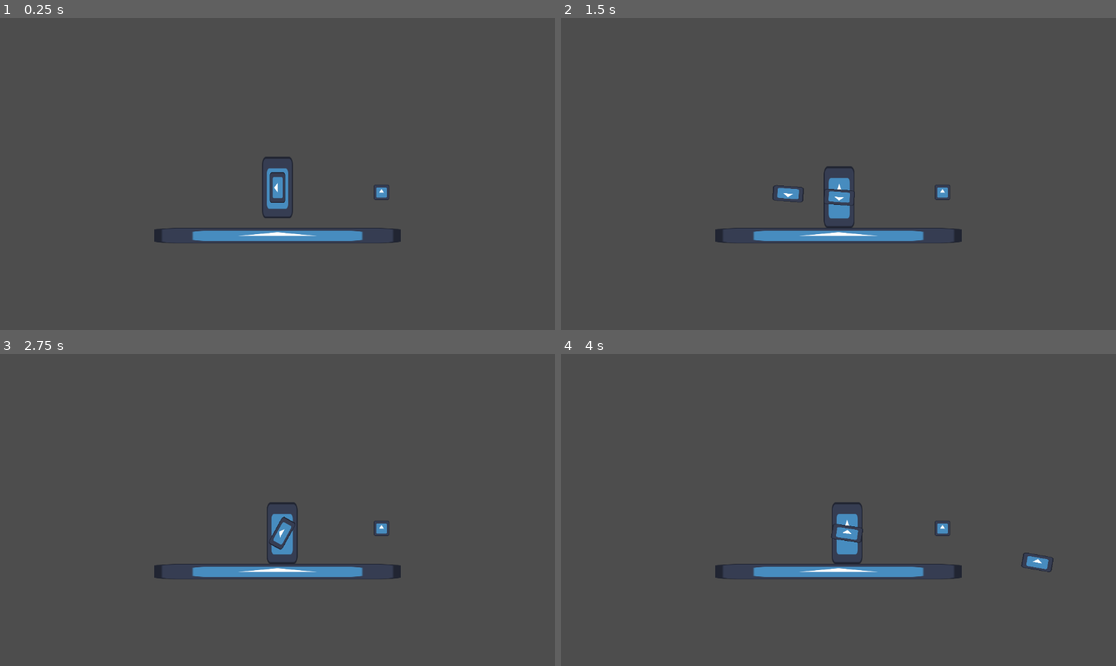
Above: before the commit, frames 1-4 (two rows, left to right).
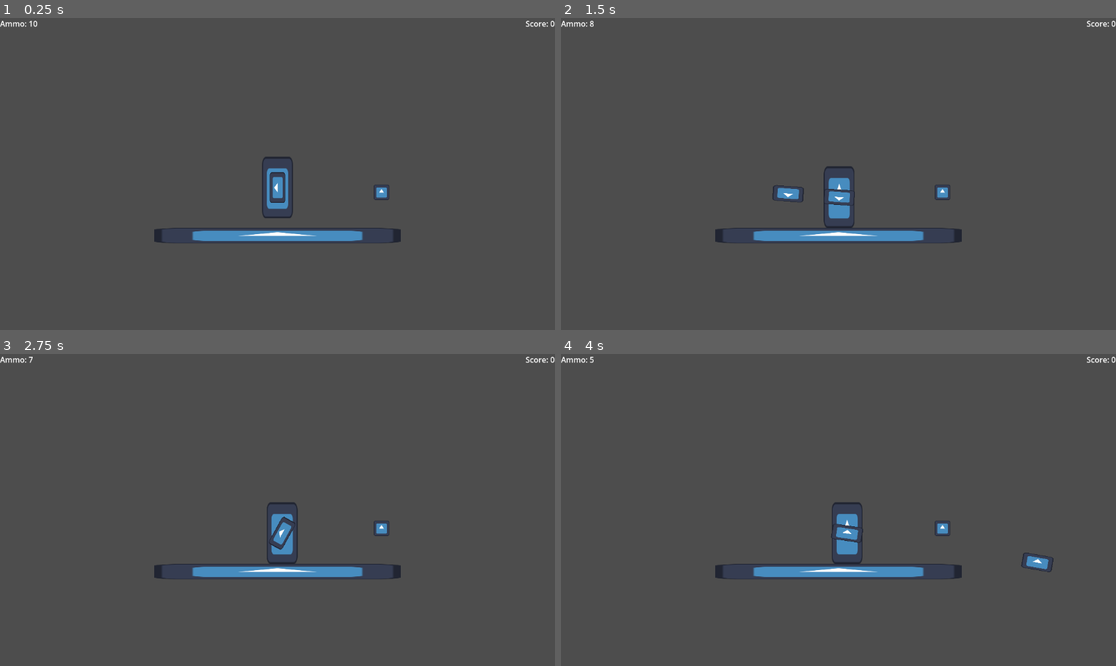
Above: after the commit, the same moments.

Repository: wivest/JamWeekend2
Game: Godot game, scene res://main.tscn
The game is run twice, just before and just after one commit, with the same random seed, the same clock (stepped at 60 frames per second) and the same inputs. The engine's default icon, where the game draws it, is replaced by a stand-in: a white triangle on a blue panel in a dark square.
Inputs (mouse positions are in pixels of both pictures, inside the frame that each line leads up to):
- Up to frame 1 (0.25 s): no input
- Up to frame 2 (1.5 s): move the mouse to (960, 158) at 0.52 s; click (960, 158) at 0.67 s; move the mouse to (727, 189) at 1.27 s; click (727, 189) at 1.42 s
- Up to frame 3 (2.75 s): move the mouse to (333, 441) at 2.02 s; click (333, 441) at 2.17 s
- Up to frame 4 (4 s): move the mouse to (810, 572) at 2.77 s; click (810, 572) at 2.92 s; move the mouse to (1005, 556) at 3.52 s; click (1005, 556) at 3.67 s

The runs differ from the first frame. In frame 1, 0.1% of the frame differs, in the area x 0-100%, y 0-3%; in frame 2, 0.1%; in frame 3, 0.1%; in frame 4, 0.1%.

Commit message:
feat: create UI ammo and score

Diff:
--- a/godot/entities/player/player.gd
+++ b/godot/entities/player/player.gd
@@ -7,13 +7,15 @@
 
 func _ready() -> void:
 	mass = primary_mass + rifle.get_mass()
+	Manager.bullets = rifle.bullets
+	Manager.score = 0
 
 
 func _process(_delta: float) -> void:
 	if position.y > get_viewport_rect().size.y / 2:
-		get_tree().reload_current_scene()
+		die()
 	if rifle.bullets == 0 and linear_velocity == Vector2.ZERO:
-		get_tree().reload_current_scene()
+		die()
 
 
 func _input(event):
@@ -37,3 +39,8 @@
 func ammunition_entered(bullets: int) -> void:
 	rifle.bullets += bullets
 	mass = primary_mass + rifle.get_mass()
+	Manager.score += 1
+
+
+func die() -> void:
+	get_tree().reload_current_scene()
--- a/godot/entities/rifle/rifle.gd
+++ b/godot/entities/rifle/rifle.gd
@@ -4,7 +4,10 @@
 @export var bullet_scene: PackedScene
 @export var power_multiplier: float = 2
 @export var shooting_speed: float = 1000
-@export var bullets: int = 0
+@export var bullets: int = 0:
+	set(v):
+		bullets = v
+		Manager.bullets = v
 
 @onready var muzzle: Marker2D = $Muzzle
 
--- a/godot/main.tscn
+++ b/godot/main.tscn
@@ -1,14 +1,34 @@
-[gd_scene load_steps=6 format=3 uid="uid://ccrnw2pgddnk8"]
+[gd_scene load_steps=8 format=3 uid="uid://ccrnw2pgddnk8"]
 
 [ext_resource type="PackedScene" uid="uid://dpbmnjvebs7ar" path="res://entities/player/player.tscn" id="1_u8xny"]
 [ext_resource type="PackedScene" uid="uid://dj5r25iqhjodx" path="res://entities/rifle/rifle.tscn" id="2_cxisb"]
+[ext_resource type="Script" path="res://ui/score.gd" id="2_dtrpy"]
 [ext_resource type="Texture2D" uid="uid://bfwa5urwiyq2b" path="res://icon.svg" id="3_k5c56"]
 [ext_resource type="PackedScene" uid="uid://b63v24gmeyapj" path="res://environment/spawner/spawner.tscn" id="4_d7kp7"]
+[ext_resource type="Script" path="res://ui/ammo.gd" id="5_eblyc"]
 
 [sub_resource type="RectangleShape2D" id="RectangleShape2D_powly"]
 size = Vector2(512, 32)
 
 [node name="Main" type="Node"]
+
+[node name="CanvasLayer" type="CanvasLayer" parent="."]
+
+[node name="Ammunition" type="Label" parent="CanvasLayer"]
+offset_right = 40.0
+offset_bottom = 23.0
+text = "Ammo"
+script = ExtResource("5_eblyc")
+
+[node name="Score" type="Label" parent="CanvasLayer"]
+anchors_preset = 1
+anchor_left = 1.0
+anchor_right = 1.0
+offset_left = -40.0
+offset_bottom = 23.0
+grow_horizontal = 0
+text = "Score"
+script = ExtResource("2_dtrpy")
 
 [node name="World" type="Node2D" parent="."]
 
--- /dev/null
+++ b/godot/manager.gd
@@ -0,0 +1,13 @@
+extends Node
+
+signal bullets_changed(bullets: int)
+signal score_changed(score: int)
+
+var bullets: int = 0:
+	set(v):
+		bullets = v
+		bullets_changed.emit(v)
+var score: int = 0:
+	set(v):
+		score = v
+		score_changed.emit(v)
--- a/godot/project.godot
+++ b/godot/project.godot
@@ -15,6 +15,10 @@
 config/features=PackedStringArray("4.2", "GL Compatibility")
 config/icon="res://icon.svg"
 
+[autoload]
+
+Manager="*res://manager.gd"
+
 [dotnet]
 
 project/assembly_name="Game Jam"
--- /dev/null
+++ b/godot/ui/ammo.gd
@@ -0,0 +1,9 @@
+extends Label
+
+
+func _ready() -> void:
+	Manager.bullets_changed.connect(_on_bullets_changed)
+
+
+func _on_bullets_changed(bullets: int) -> void:
+	text = "Ammo: %s" % bullets
--- /dev/null
+++ b/godot/ui/score.gd
@@ -0,0 +1,9 @@
+extends Label
+
+
+func _ready() -> void:
+	Manager.score_changed.connect(_on_score_changed)
+
+
+func _on_score_changed(bullets: int) -> void:
+	text = "Score: %s" % bullets
